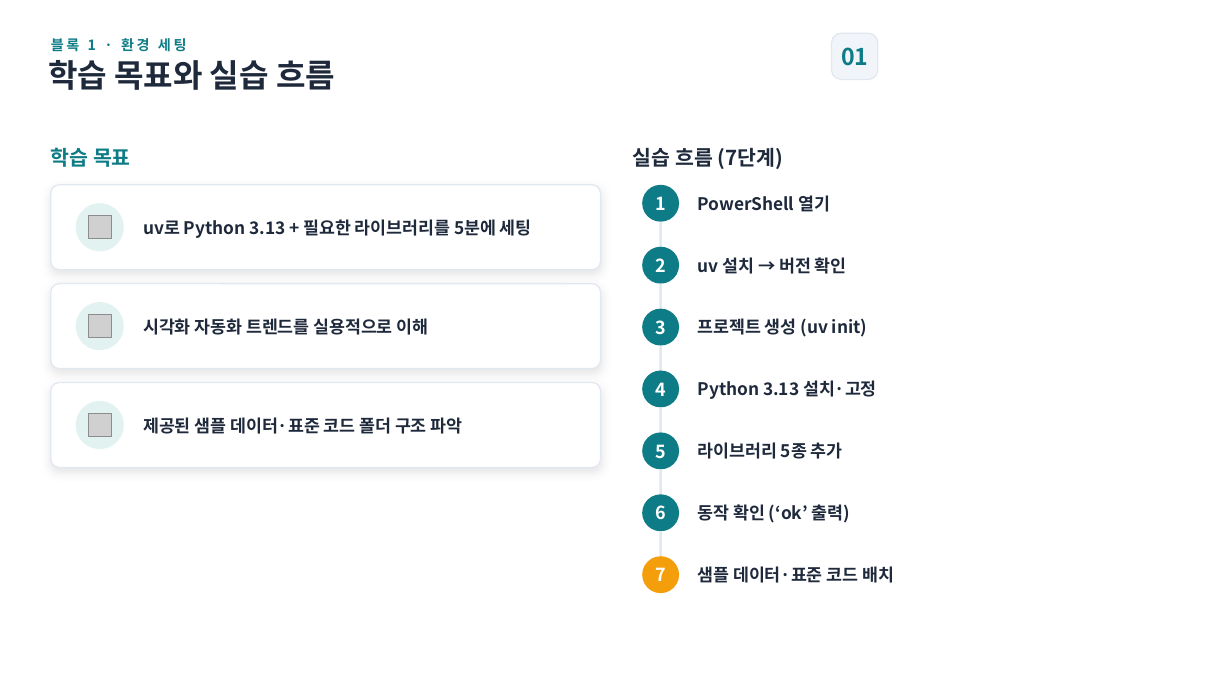
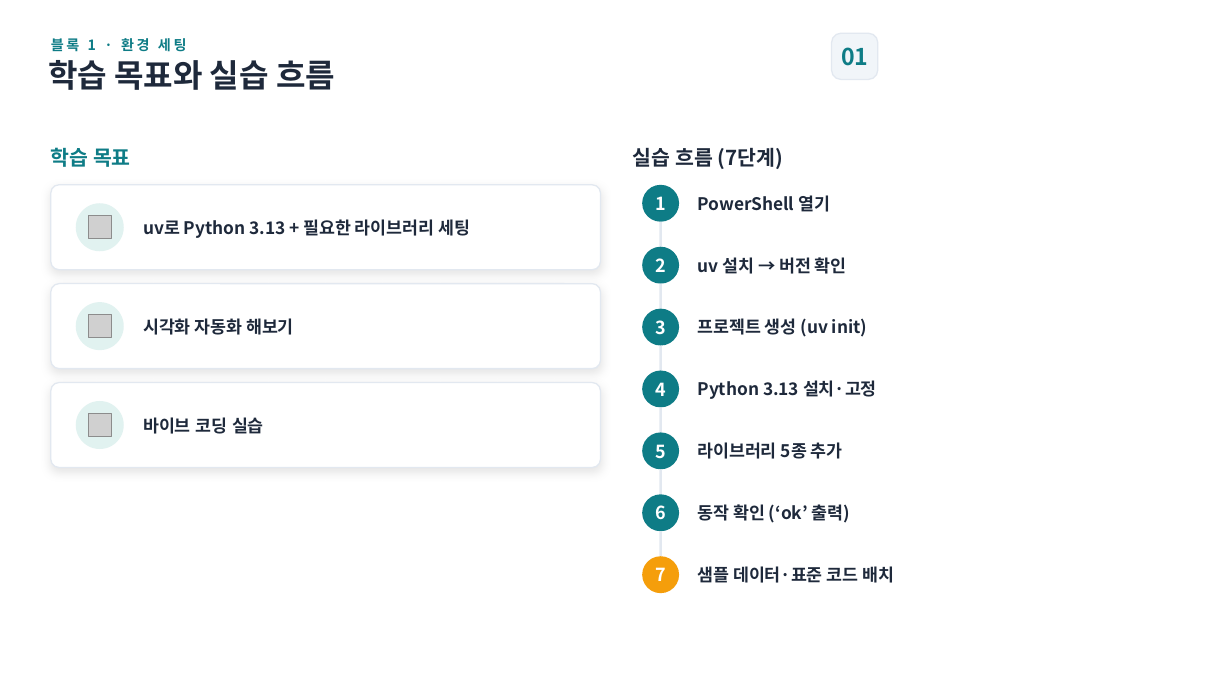
Before and after one commit to thinkinghs/lecture_6_18, a slide deck: slide 89 of 2차시_강의자료_합본.pptx (slide 88 before the commit). Drawn at 1232x693 pixels with LibreOffice and Linux fonts; fonts in the diff are those of the drawing; grey boxes stand for pictures. Boxes give left, top, right and bottom in pixels: in the first picture for what was removed or moved away, otherwise in the second. Text is boxed around its words. In the diff, an @@ line names an element or a change of style, - is before the commit and + after.

```diff
--- a/2차시_강의자료_합본.pptx
+++ b/2차시_강의자료_합본.pptx
@@ text at <box>143,219,470,238</box>: text changed @@
-uv로 Python 3.13 + 필요한 라이브러리를 5분에 세팅
+uv로 Python 3.13 + 필요한 라이브러리 세팅
@@ text at <box>143,318,294,335</box>: text changed @@
-시각화 자동화 트렌드를 실용적으로 이해
+시각화 자동화 해보기
@@ text at <box>143,417,264,434</box>: text changed @@
-제공된 샘플 데이터·표준 코드 폴더 구조 파악
+바이브 코딩 실습
```
Also in this commit, not shown: 11 other slides changed, 3 slides added.
